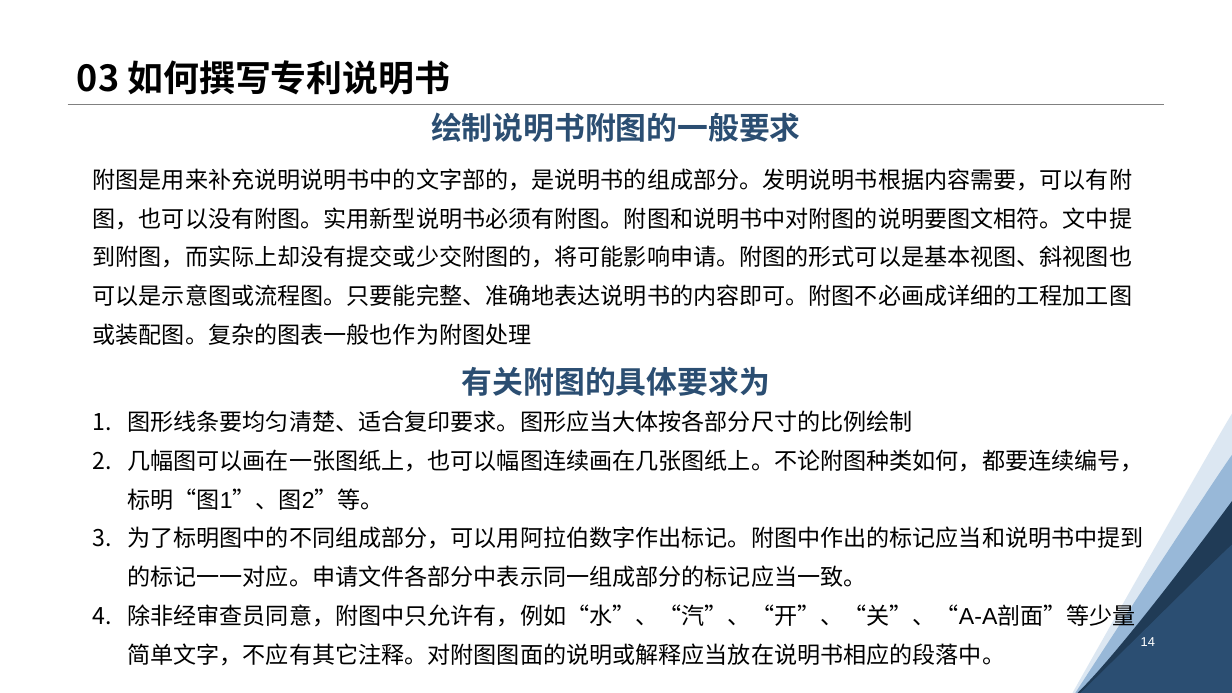
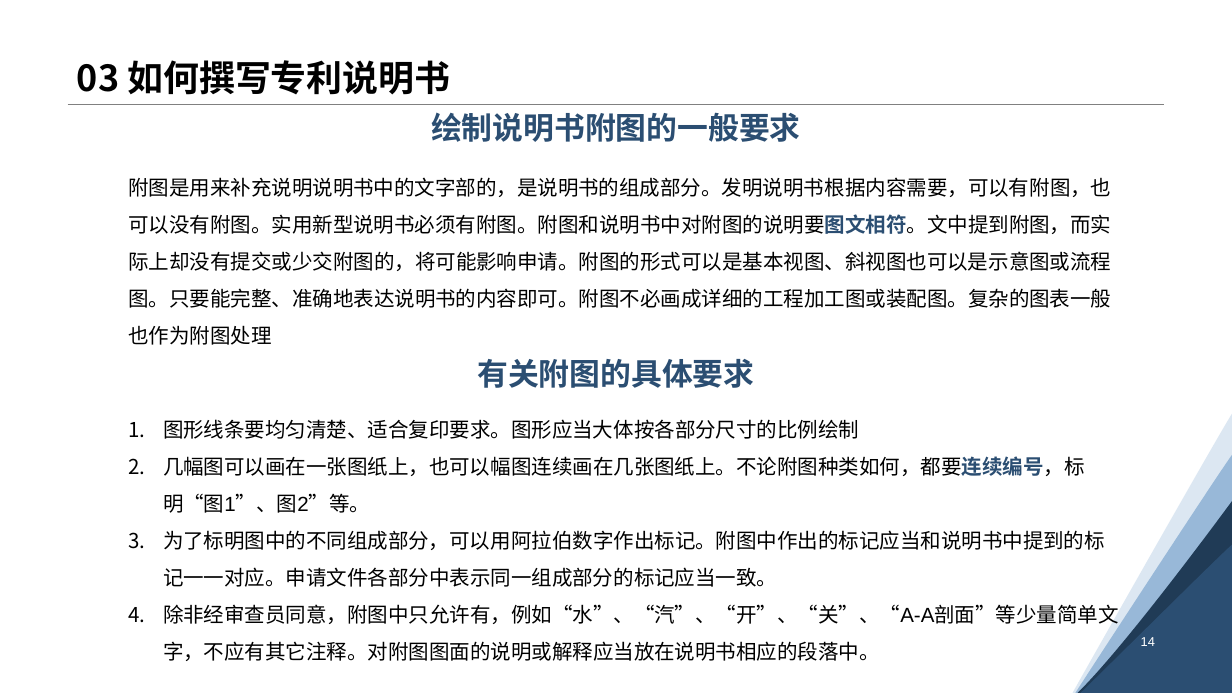
Before and after one commit to ACui96/HowToWriteAPatent, a slide deck: slide 19 of 如何撰写专利.pptx. Drawn at 1232x693 pixels with LibreOffice and Linux fonts; fonts in the diff are those of the drawing. Boxes give left, top, right and bottom in pixels: in the first picture for what was removed or moved away, otherwise in the second. Text is boxed around its words. In the diff, an @@ line names an element or a change of style, - is before the commit and + after.

Commit message:
修改ppt部分格式

```diff
--- a/如何撰写专利.pptx
+++ b/如何撰写专利.pptx
@@ text "附图是用来补充说明说明书中的文字部的，是说明书的组成部分。发明说明书根据内容需要，可以有附图，也可以没有附图。实用新型说 ...": place and size @@
-text "附图是用来补充说明说明书中的文字部的，是说明书的组成部分。发明说明书根据内容需要，可以有附图，也可以没有附图。实用新型说 ..." at <box>93,168,1132,345</box>
+text "附图是用来补充说明说明书中的文字部的，是说明书的组成部分。发明说明书根据内容需要，可以有附图，也可以没有附图。实用新型说 ..." at <box>128,177,1111,345</box>
@@ text "附图是用来补充说明说明书中的文字部的，是说明书的组成部分。发明说明书根据内容需要，可以有附图，也可以没有附图。实用新型说 ..." at <box>128,177,1111,345</box>: size 18 to 16 pt; text colour #000000 to #2B4E72, bold on in "附图是用来补充说明说明书中的文字部的，是说明书的组成部分。发明说明书根据内容需要，可以有附图，也可以没有附图。实用新型说 ..."; line spacing 1.4 to 1.5 @@
@@ text at <box>477,359,754,388</box>: text changed @@
-有关附图的具体要求为
+有关附图的具体要求
@@ text "图形线条要均匀清楚、适合复印要求。图形应当大体按各部分尺寸的比例绘制": place and size @@
-text "图形线条要均匀清楚、适合复印要求。图形应当大体按各部分尺寸的比例绘制" at <box>127,410,1143,666</box>
+text "图形线条要均匀清楚、适合复印要求。图形应当大体按各部分尺寸的比例绘制" at <box>163,419,1119,661</box>
@@ text "图形线条要均匀清楚、适合复印要求。图形应当大体按各部分尺寸的比例绘制" at <box>163,419,1119,661</box>: size 18 to 16 pt; text colour #000000 to #2B4E72, bold on in "几幅图可以画在一张图纸上，也可以幅图连续画在几张图纸上。不论附图种类如何，都要连续编号，标明“图1”、图2”等。"; line spacing 1.4 to 1.5 @@
```
Also in this commit, not shown: 11 other slides changed.
